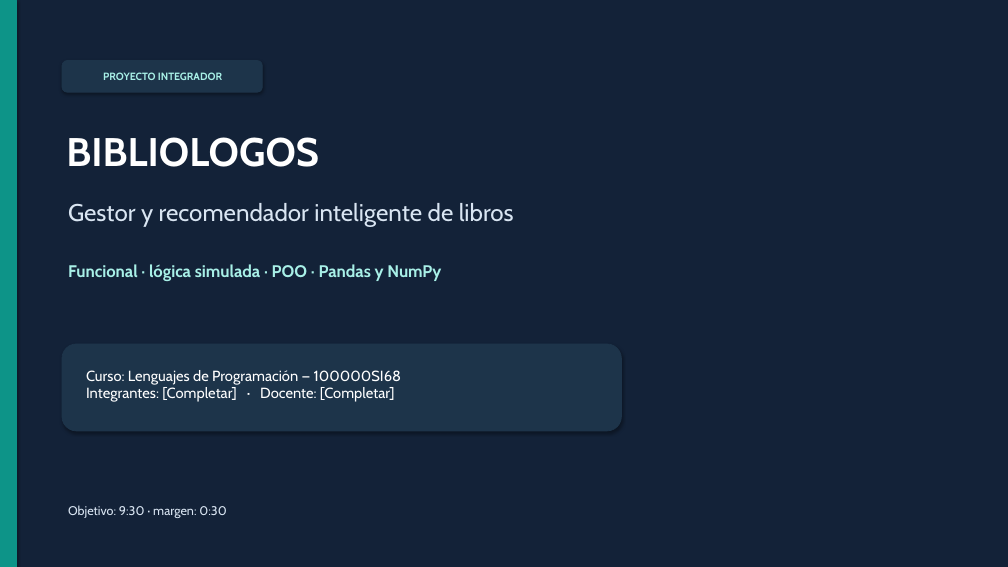
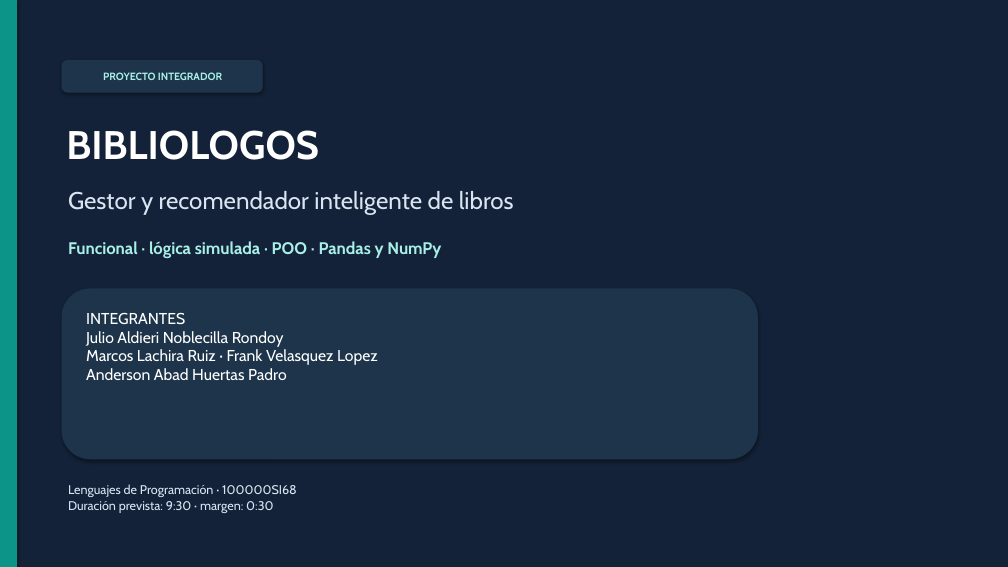
Before and after one commit to Jupiloy/biblilogos, a slide deck: slide 1 of entregables/Presentacion_BiblioLogos.pptx. Drawn at 1008x567 pixels with LibreOffice and Linux fonts; fonts in the diff are those of the drawing. Boxes give left, top, right and bottom in pixels: in the first picture for what was removed or moved away, otherwise in the second. Text is boxed around its words. In the diff, an @@ line names an element or a change of style, - is before the commit and + after.

```diff
--- a/entregables/Presentacion_BiblioLogos.pptx
+++ b/entregables/Presentacion_BiblioLogos.pptx
@@ text "BIBLIOLOGOS": place and size @@
-text "BIBLIOLOGOS" at (66,137,319,167)
+text "BIBLIOLOGOS" at (66,130,319,160)
@@ text "Gestor y recomendador inteligente de ...": place and size @@
-text "Gestor y recomendador inteligente de ..." at (68,203,514,227)
+text "Gestor y recomendador inteligente de ..." at (68,191,514,215)
@@ text "Funcional · lógica simulada · ...": place and size @@
-text "Funcional · lógica simulada · ..." at (68,264,441,281)
+text "Funcional · lógica simulada · ..." at (68,241,441,258)
@@ rounded rectangle: place and size @@
-rounded rectangle at (62,344,622,431)
+rounded rectangle at (62,289,758,459)
@@ text at (86,312,378,380): text changed; size 14 to 15 pt @@
-Curso: Lenguajes de Programación — 100000SI68
-Integrantes: [Completar] · Docente: [Completar]
+INTEGRANTES
+Julio Aldieri Noblecilla Rondoy
+Marcos Lachira Ruiz · Frank Velasquez Lopez
+Anderson Abad Huertas Padro
@@ text at (68,484,297,513): text changed @@
-Objetivo: 9:30 · margen: 0:30
+Lenguajes de Programación · 100000SI68
+Duración prevista: 9:30 · margen: 0:30
```
Also in this commit, not shown: 2 other slides changed, 12 slides added, 6 slides removed, 30 other files.
